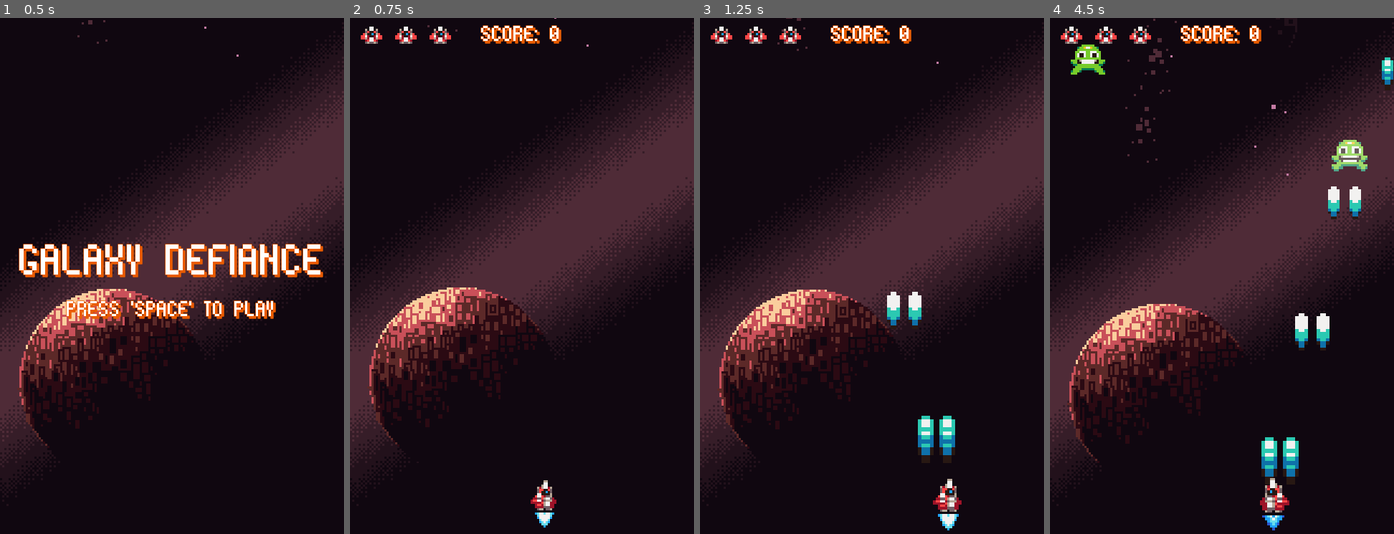
Above: before the commit, frames 1-4 (left to right).
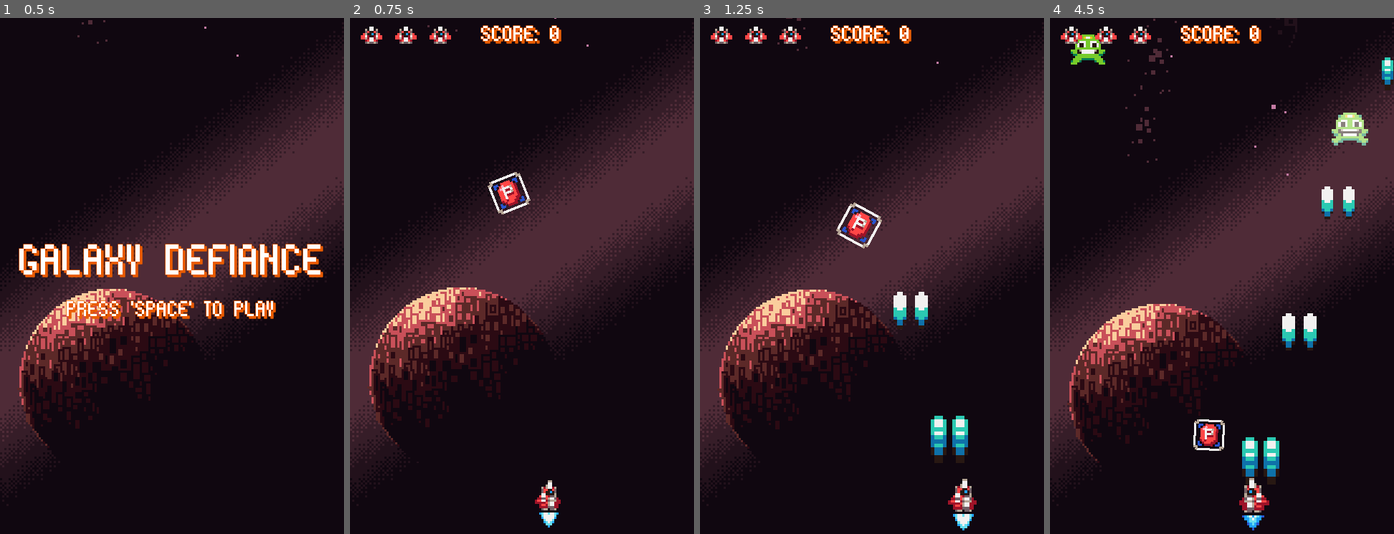
Above: after the commit, the same moments.

Repository: jordan95v/galaxy_defiance
Game: Godot game, scene res://scenes/ui/menu/menu.tscn
Same seed, same stepped clock (60 frames per second), same inputs: the game is played once before the commit and once after it.
Inputs:
- Up to frame 1 (0.5 s): no input
- Up to frame 2 (0.75 s): tap Space (space) at 0.5 s; hold D (bank_right) from 0.53 s (still down); hold Enter (enter) from 0.53 s (still down)
- Up to frame 3 (1.25 s): keep holding D (bank_right); keep holding Enter (enter)
- Up to frame 4 (4.5 s): release D (bank_right) at 1.28 s; release Enter (enter) at 1.28 s; hold A (bank_left) 1.28-2.03 s; tap Space (space) at 1.35, 2.85, 4.35 s; hold Enter (enter) 2.03-2.78 s; hold D (bank_right) 2.03-3.53 s; hold Enter (enter) 3.53-4.28 s; hold A (bank_left) from 3.53 s (still down)

Frame 1 is identical in both runs. In frame 2, 0.9% of the frame differs, in the area x 40-62%, y 29-99%; in frame 3, 2.6%; in frame 4, 4.5%, in the area x 6-93%, y 3-100%.

Commit message:
Reworked move_stats.

Diff:
--- /dev/null
+++ b/resources/stats/move_stats.tres
@@ -0,0 +1,7 @@
+[gd_resource type="Resource" script_class="MoveStats" load_steps=2 format=3 uid="uid://bavuilw4go0lw"]
+
+[ext_resource type="Script" path="res://resources/stats/move_stats.gd" id="1_datvd"]
+
+[resource]
+script = ExtResource("1_datvd")
+speed = 60.0
--- a/scenes/game_objects/enemies/green_enemy/green_enemy.tscn
+++ b/scenes/game_objects/enemies/green_enemy/green_enemy.tscn
@@ -74,6 +74,9 @@
 
 [node name="GreenEnemy" instance=ExtResource("1_t2vxv")]
 
+[node name="MoveComponent" parent="." index="3"]
+velocity = Vector2(0, 25)
+
 [node name="DropComponent" parent="." index="6"]
 bonus_scenes = Array[PackedScene]([ExtResource("2_dqei4")])
 
--- a/scenes/game_objects/enemies/pink_enemy/pink_enemy.tscn
+++ b/scenes/game_objects/enemies/pink_enemy/pink_enemy.tscn
@@ -71,7 +71,7 @@
 points = 15
 
 [node name="MoveComponent" parent="." index="3"]
-velocity = Vector2(0, 15)
+velocity = Vector2(0, 10)
 
 [node name="HealthComponent" parent="." index="4"]
 health = 8
@@ -91,7 +91,7 @@
 wait_time = 2.0
 autostart = true
 
-[node name="AnimatedSprite2D" parent="." index="11"]
+[node name="AnimatedSprite2D" parent="." index="12"]
 material = SubResource("ShaderMaterial_tv6ke")
 sprite_frames = SubResource("SpriteFrames_57t0g")
 autoplay = "default"
@@ -100,8 +100,8 @@
 [node name="CollisionShape2D" type="CollisionShape2D" parent="HurtboxComponent" index="0"]
 shape = SubResource("CircleShape2D_i6vhk")
 
+[node name="Marker2D" type="Marker2D" parent="." index="14"]
+position = Vector2(0, 9)
+
 [node name="CollisionShape2D" type="CollisionShape2D" parent="HitboxComponent" index="0"]
 shape = SubResource("CircleShape2D_ov28v")
-
-[node name="Marker2D" type="Marker2D" parent="." index="14"]
-position = Vector2(0, 9)
--- a/scenes/game_objects/ship/ship.tscn
+++ b/scenes/game_objects/ship/ship.tscn
@@ -6,7 +6,7 @@
 [ext_resource type="PackedScene" uid="uid://bgmj6gucsi01l" path="res://scenes/components/move_component/move_component.tscn" id="2_afxwq"]
 [ext_resource type="PackedScene" uid="uid://c26xqkd3e6nfo" path="res://scenes/ui/health_ui/health_ui.tscn" id="2_on5q2"]
 [ext_resource type="PackedScene" uid="uid://d2mchr7l2okv3" path="res://scenes/components/move_input_component/move_input_component.tscn" id="4_6exiq"]
-[ext_resource type="Script" path="res://resources/stats/move_stats.gd" id="6_1ga4o"]
+[ext_resource type="Resource" uid="uid://bavuilw4go0lw" path="res://resources/stats/move_stats.tres" id="5_y3kvt"]
 [ext_resource type="PackedScene" uid="uid://cwaek2bpgie8f" path="res://scenes/components/clamp_component/clamp_component.tscn" id="7_o3vtl"]
 [ext_resource type="PackedScene" uid="uid://chfqqnuajer2b" path="res://scenes/components/spawn_component/spawn_component.tscn" id="8_gc4gi"]
 [ext_resource type="PackedScene" uid="uid://104dlwmf5517" path="res://scenes/game_objects/projectiles/laser.tscn" id="11_fsw4u"]
@@ -18,10 +18,6 @@
 [ext_resource type="PackedScene" uid="uid://wy0tpiqtlvhq" path="res://scenes/components/shake_component/shake_component.tscn" id="16_1ut3p"]
 [ext_resource type="PackedScene" uid="uid://loqivrm0drtr" path="res://scenes/components/destroyed_component/destroyed_component.tscn" id="16_cmgkx"]
 [ext_resource type="Texture2D" uid="uid://bw5q83sng4swn" path="res://assets/ship/boosters_right.png" id="16_mx7b4"]
-
-[sub_resource type="Resource" id="Resource_ba1fv"]
-script = ExtResource("6_1ga4o")
-speed = 50.0
 
 [sub_resource type="Animation" id="Animation_y22hu"]
 length = 0.001
@@ -177,7 +173,7 @@
 
 [node name="MoveInputComponent" parent="." node_paths=PackedStringArray("move_component") instance=ExtResource("4_6exiq")]
 move_component = NodePath("../MoveComponent")
-move_stats = SubResource("Resource_ba1fv")
+move_stats = ExtResource("5_y3kvt")
 
 [node name="ClampComponent" parent="." node_paths=PackedStringArray("actor") instance=ExtResource("7_o3vtl")]
 actor = NodePath("..")
--- a/scenes/main/main.tscn
+++ b/scenes/main/main.tscn
@@ -6,6 +6,7 @@
 [ext_resource type="PackedScene" uid="uid://6okjpf8xs4hc" path="res://scenes/ui/game_over_menu/game_over_menu.tscn" id="2_7s5fa"]
 [ext_resource type="PackedScene" uid="uid://digchsganjtu" path="res://scenes/managers/enemy_manager/enemy_manager.tscn" id="2_hf1x8"]
 [ext_resource type="PackedScene" uid="uid://btkw6h1cx5ce" path="res://scenes/ui/score_ui/score_ui.tscn" id="7_e5xst"]
+[ext_resource type="PackedScene" uid="uid://djoygge2j38hj" path="res://scenes/game_objects/bonus/power_bonus.tscn" id="7_h68w3"]
 
 [node name="Main" type="Node2D"]
 script = ExtResource("1_vbwxv")
@@ -25,3 +26,6 @@
 
 [node name="Ship" parent="." instance=ExtResource("1_uolv7")]
 position = Vector2(80, 222)
+
+[node name="PowerBonus" parent="." instance=ExtResource("7_h68w3")]
+position = Vector2(74, 75)
Not shown: 1 places in scenes/game_objects/ship/ship.tscn that only renumber resources
Not shown: 1 places in scenes/main/main.tscn that only renumber resources
